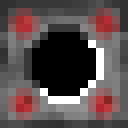
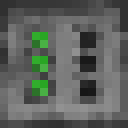
Layer changes from the first (128, 128) image to the second:
added layer "centrifuge" above "primitive_centrifuge" over left=24, top=24, right=104, bottom=104
hid "rift_beacon" over left=8, top=8, right=120, bottom=120
